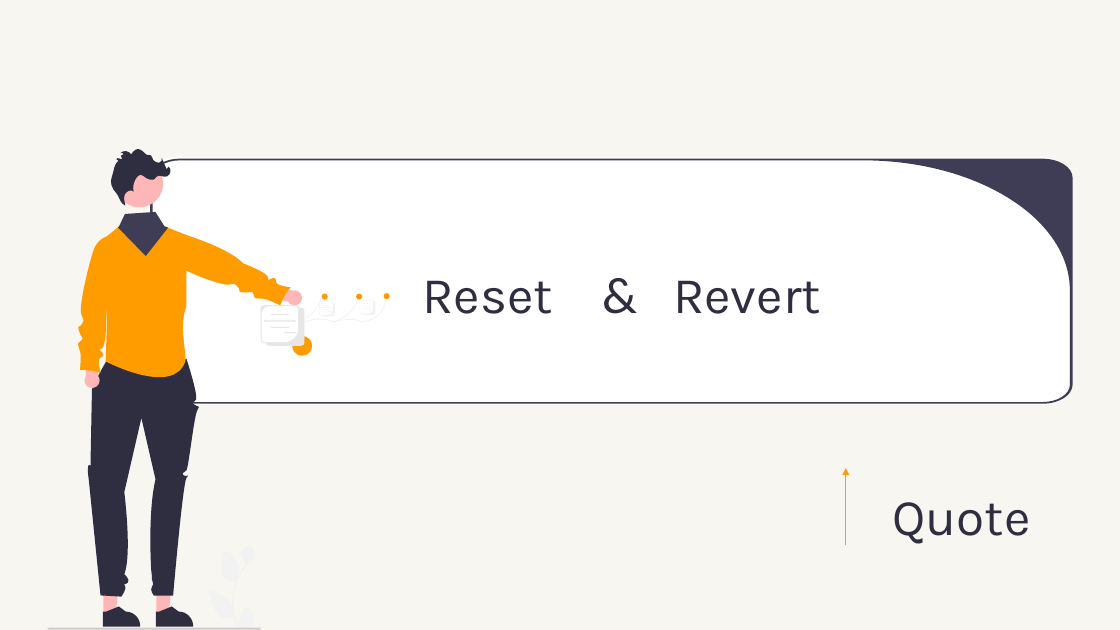
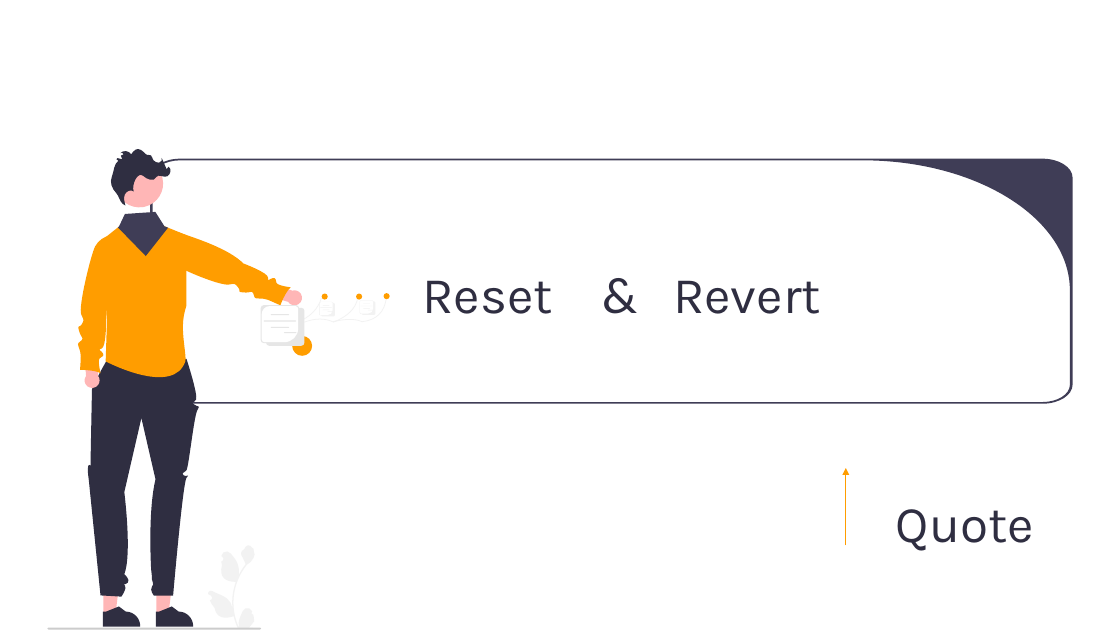
Before and after one commit to AbdessamadAbdaoui/Presentation_Git, a slide deck: slide 1 of presentation_Git.pptx (slide 3 before the commit). Drawn at 1120x630 pixels with LibreOffice and Linux fonts; fonts in the diff are those of the drawing. Boxes give left, top, right and bottom in pixels: in the first picture for what was removed or moved away, otherwise in the second. Text is boxed around its words. In the diff, an @@ line names an element or a change of style, - is before the commit and + after.

```diff
--- a/presentation_Git.pptx
+++ b/presentation_Git.pptx
@@ background #F7F6F1 to #FFFFFF @@
@@ text "Quote": place and size @@
-text "Quote" at bbox=[892, 502, 1030, 544]
+text "Quote" at bbox=[896, 509, 1034, 551]
```
Also in this commit, not shown: 17 other slides changed, 11 slides added, 15 slides removed.
